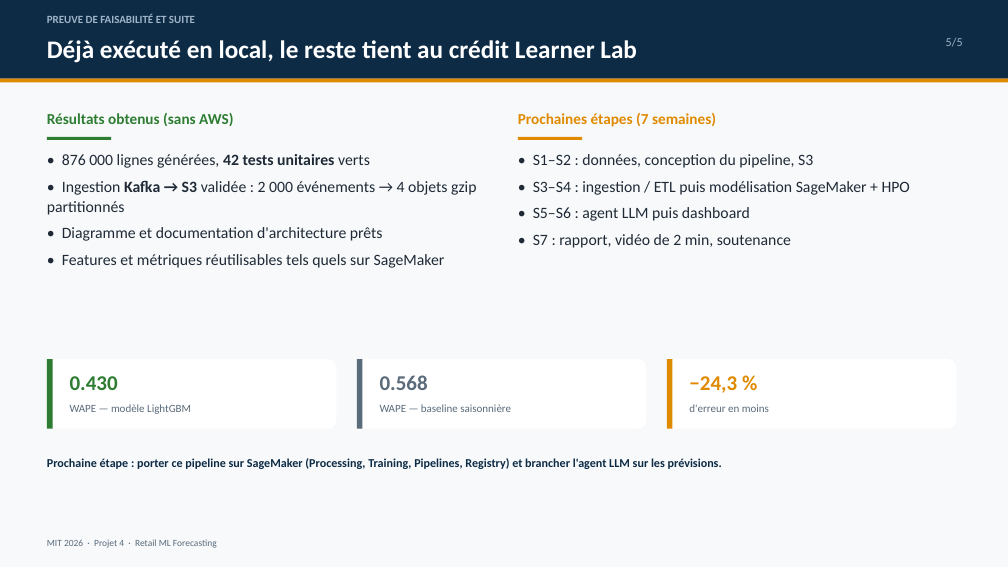
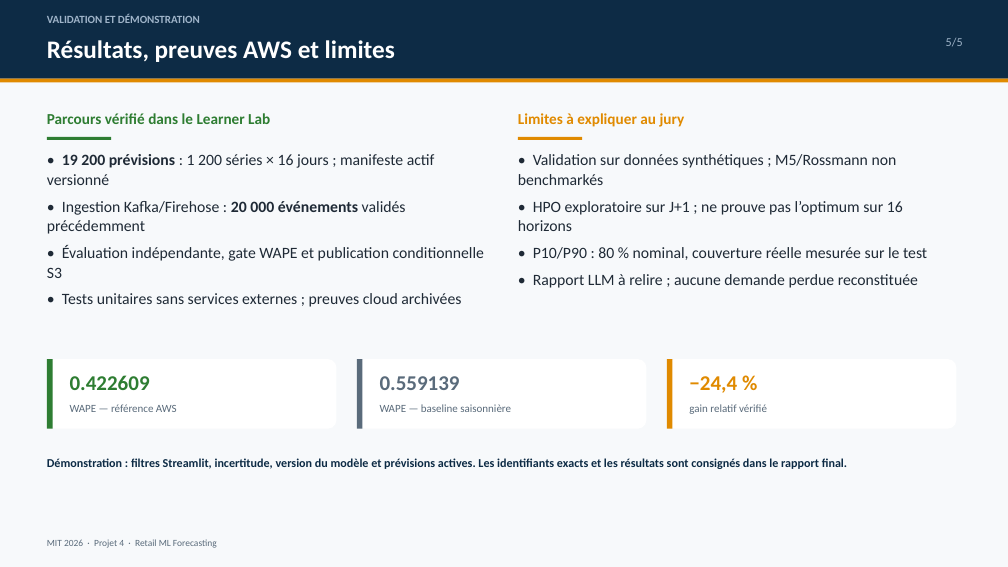
Before and after one commit to Aarf101/ForecastingML, a slide deck: slide 5 of Projet4-Retail-Forecasting/docs/slides.pptx. Drawn at 1008x567 pixels with LibreOffice and Linux fonts; fonts in the diff are those of the drawing. Boxes give left, top, right and bottom in pixels: in the first picture for what was removed or moved away, otherwise in the second. Text is boxed around its words. In the diff, an @@ line names an element or a change of style, - is before the commit and + after.

Commit message:
complete the aws forecasting validation and project deliverables

```diff
--- a/Projet4-Retail-Forecasting/docs/slides.pptx
+++ b/Projet4-Retail-Forecasting/docs/slides.pptx
@@ text at box(47, 14, 200, 23): text changed @@
-PREUVE DE FAISABILITÉ ET SUITE
+VALIDATION ET DÉMONSTRATION
@@ text at box(47, 40, 395, 62): text changed @@
-Déjà exécuté en local, le reste tient au crédit Learner Lab
+Résultats, preuves AWS et limites
@@ text at box(47, 113, 270, 124): text changed @@
-Résultats obtenus (sans AWS)
+Parcours vérifié dans le Learner Lab
@@ text at box(518, 113, 685, 127): text changed @@
-Prochaines étapes (7 semaines)
+Limites à expliquer au jury
@@ text at box(47, 154, 484, 307): text changed @@
-• 876 000 lignes générées, 42 tests unitaires verts
-• Ingestion Kafka → S3 validée : 2 000 événements → 4 objets gzip partitionnés
-• Diagramme et documentation d'architecture prêts
-• Features et métriques réutilisables tels quels sur SageMaker
+• 19 200 prévisions : 1 200 séries × 16 jours ; manifeste actif versionné
+• Ingestion Kafka/Firehose : 20 000 événements validés précédemment
+• Évaluation indépendante, gate WAPE et publication conditionnelle S3
+• Tests unitaires sans services externes ; preuves cloud archivées
@@ text at box(518, 154, 927, 288): text changed @@
-• S1–S2 : données, conception du pipeline, S3
-• S3–S4 : ingestion / ETL puis modélisation SageMaker + HPO
-• S5–S6 : agent LLM puis dashboard
-• S7 : rapport, vidéo de 2 min, soutenance
+• Validation sur données synthétiques ; M5/Rossmann non benchmarkés
+• HPO exploratoire sur J+1 ; ne prouve pas l’optimum sur 16 horizons
+• P10/P90 : 80 % nominal, couverture réelle mesurée sur le test
+• Rapport LLM à relire ; aucune demande perdue reconstituée
@@ text at box(70, 375, 150, 390): text changed @@
-0.430
+0.422609
@@ text at box(380, 376, 460, 390): text changed @@
-0.568
+0.559139
@@ text at box(689, 376, 737, 393): text changed @@
-−24,3 %
+−24,4 %
@@ text at box(70, 404, 177, 412): text changed @@
-WAPE — modèle LightGBM
+WAPE — référence AWS
@@ text at box(689, 404, 767, 414): text changed @@
-d'erreur en moins
+gain relatif vérifié
@@ text at box(47, 458, 847, 469): text changed @@
-Prochaine étape : porter ce pipeline sur SageMaker (Processing, Training, Pipelines, Registry) et brancher l'agent LLM sur les prévisions.
+Démonstration : filtres Streamlit, incertitude, version du modèle et prévisions actives. Les identifiants exacts et les résultats sont consignés dans le rapport final.
```
Also in this commit, not shown: 4 other slides changed, 55 other files.
